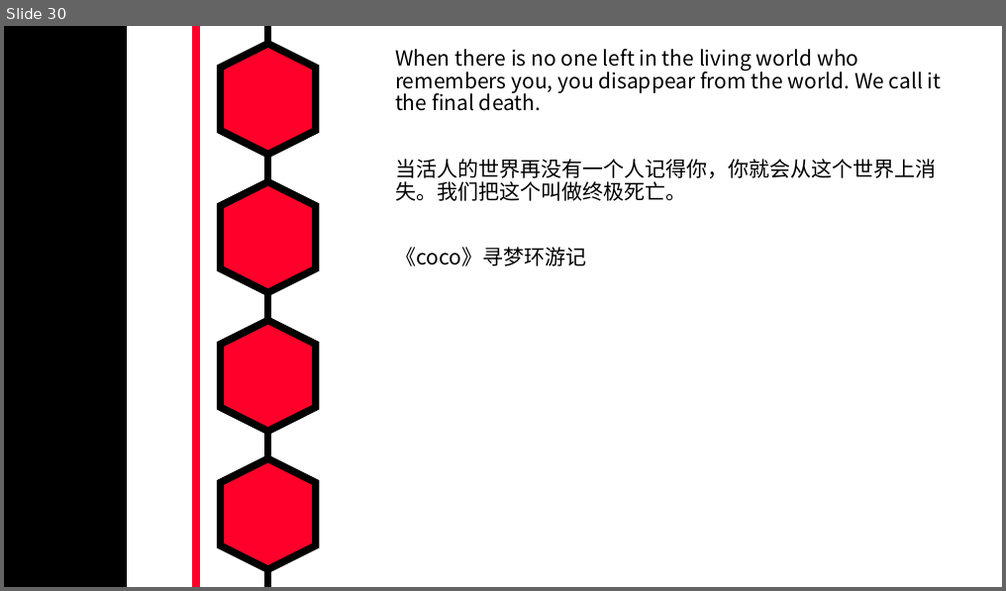
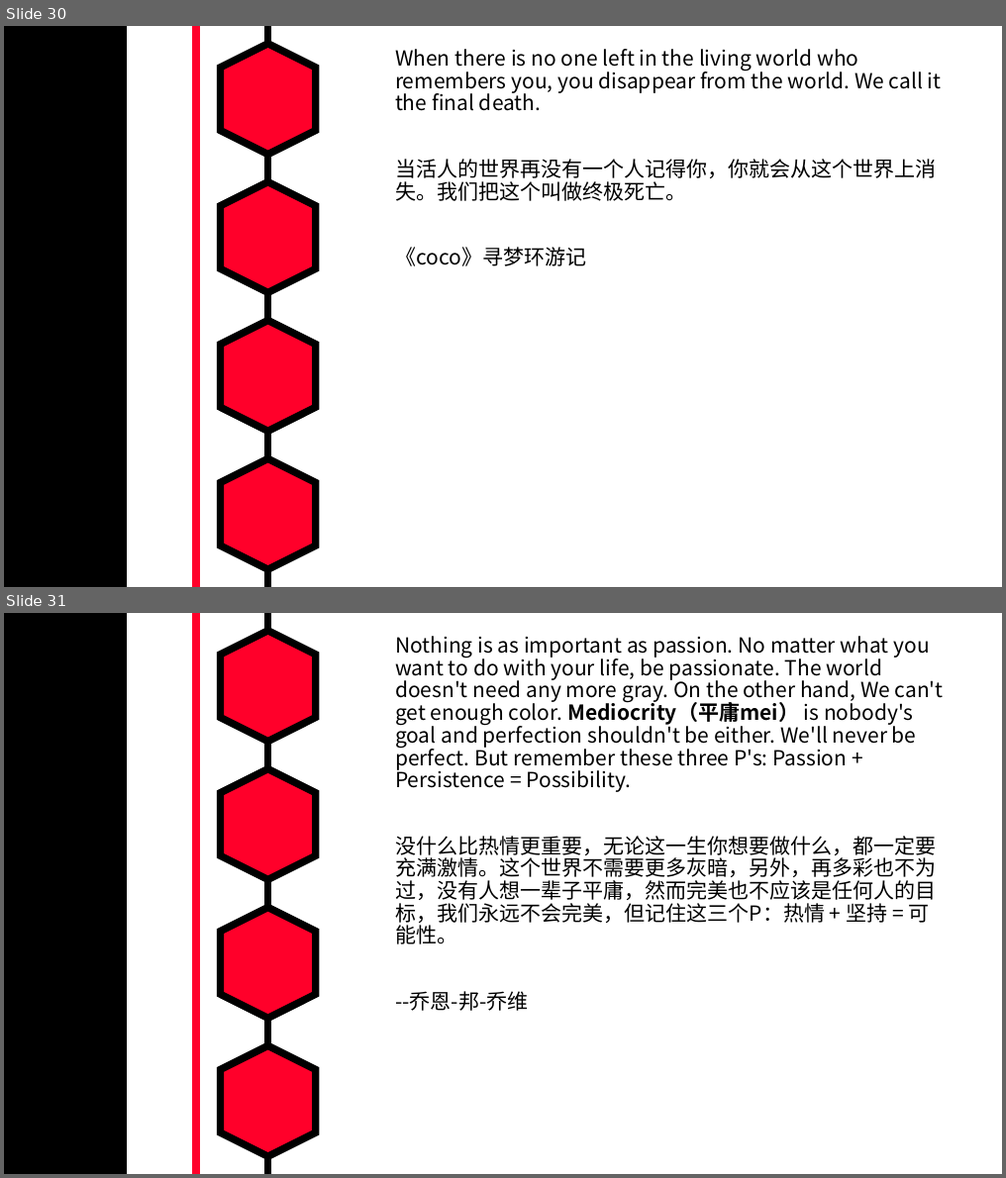
Before and after one commit to MarkShen1992/PPT-template, a slide deck: morning reading/iridescent english sentenses.pptx. Shown one above the other, each under a label of ours: slide 30 before the commit, slides 30 and 31 after it. The pictures are 1006x591 and 1006x1178 pixels, drawn with LibreOffice and Linux fonts; fonts in the diff are those of the drawing. Boxes give left, top, right and bottom in pixels: in the first picture for what was removed or moved away, otherwise in the second. Text is boxed around its words. In the diff, an @@ line names an element or a change of style, - is before the commit and + after.

```diff
--- a/morning reading/iridescent english sentenses.pptx
+++ b/morning reading/iridescent english sentenses.pptx
@@ slide 31 added at [4, 613, 1002, 1174], background #FFFFFF; not listed: 7 template elements that a slide beside it also shows @@
@@ text added at [395, 636, 944, 1011], 20 pt, text #000000 @@
+Nothing is as important as passion. No matter what you want to do with your life, be passionate. The world doesn't need any more gray. On the other hand, We can't get enough color. Mediocrity（平庸mei） is nobody's goal and perfection shouldn't be either. We'll never be perfect. But remember these three P's: Passion + Persistence = Possibility.
+没什么比热情更重要，无论这一生你想要做什么，都一定要充满激情。这个世界不需要更多灰暗，另外，再多彩也不为过，没有人想一辈子平庸，然而完美也不应该是任何人的目标，我们永远不会完美，但记住这三个P：热情 + 坚持 = 可能性。
+--乔恩-邦-乔维
```
Also in this commit, not shown: 1 other slide added.
